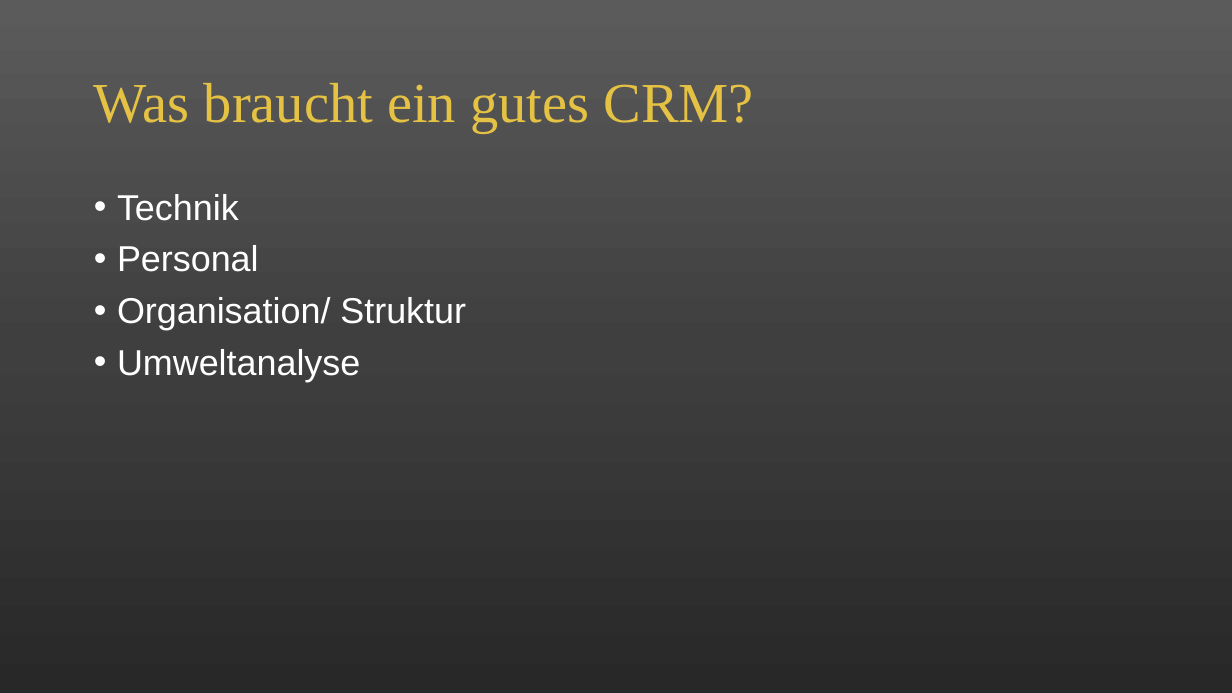
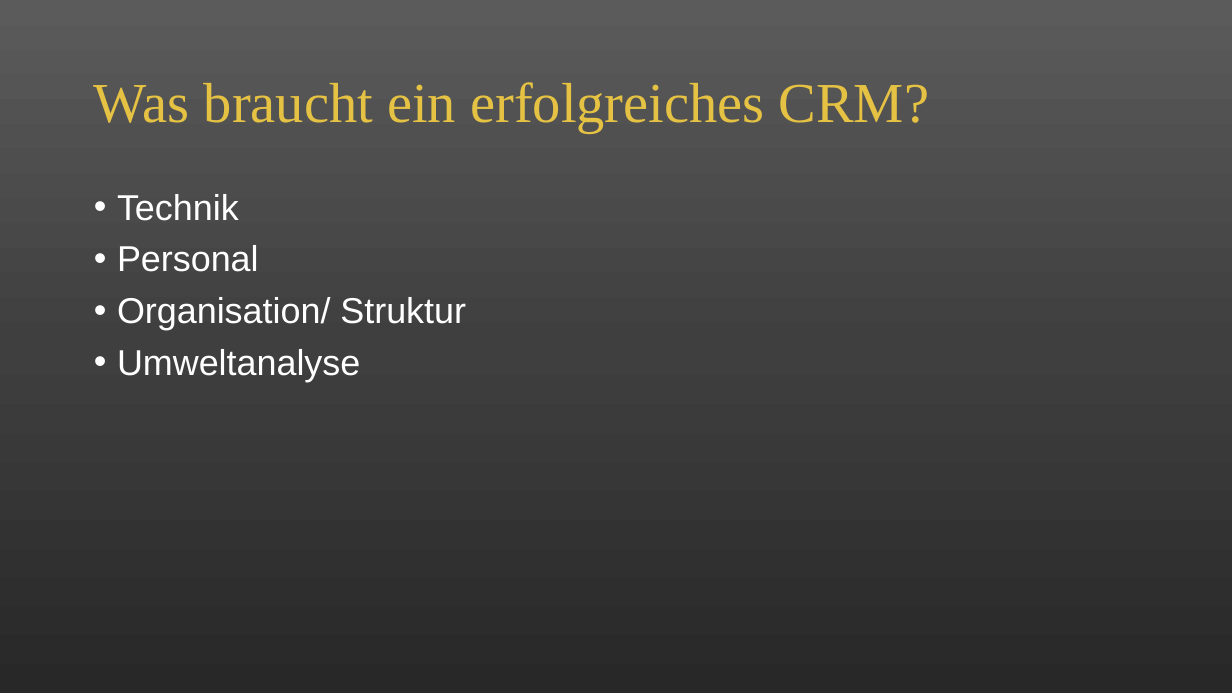
Before and after one commit to alicapr/CRM, a slide deck: slide 10 of CRM.pptx (slide 11 before the commit). Drawn at 1232x693 pixels with LibreOffice and Linux fonts; fonts in the diff are those of the drawing. Boxes give left, top, right and bottom in pixels: in the first picture for what was removed or moved away, otherwise in the second. Text is boxed around its words. In the diff, an @@ line names an element or a change of style, - is before the commit and + after.

```diff
--- a/CRM.pptx
+++ b/CRM.pptx
@@ title at [94,82,929,133]: text changed @@
-Was braucht ein gutes CRM?
+Was braucht ein erfolgreiches CRM?
```
Also in this commit, not shown: 5 other slides changed, 2 slides added, 1 slide removed, 1 other file.
